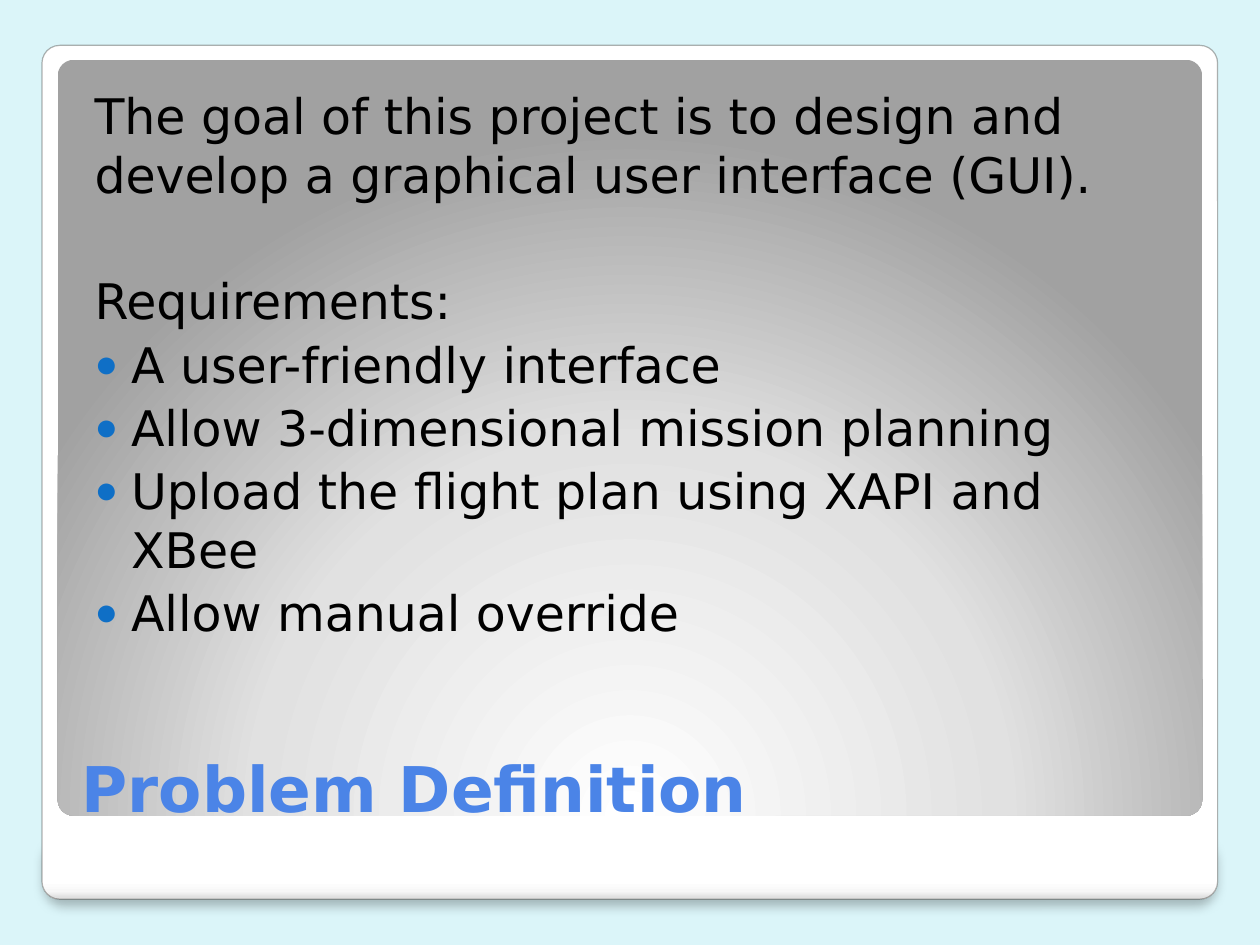
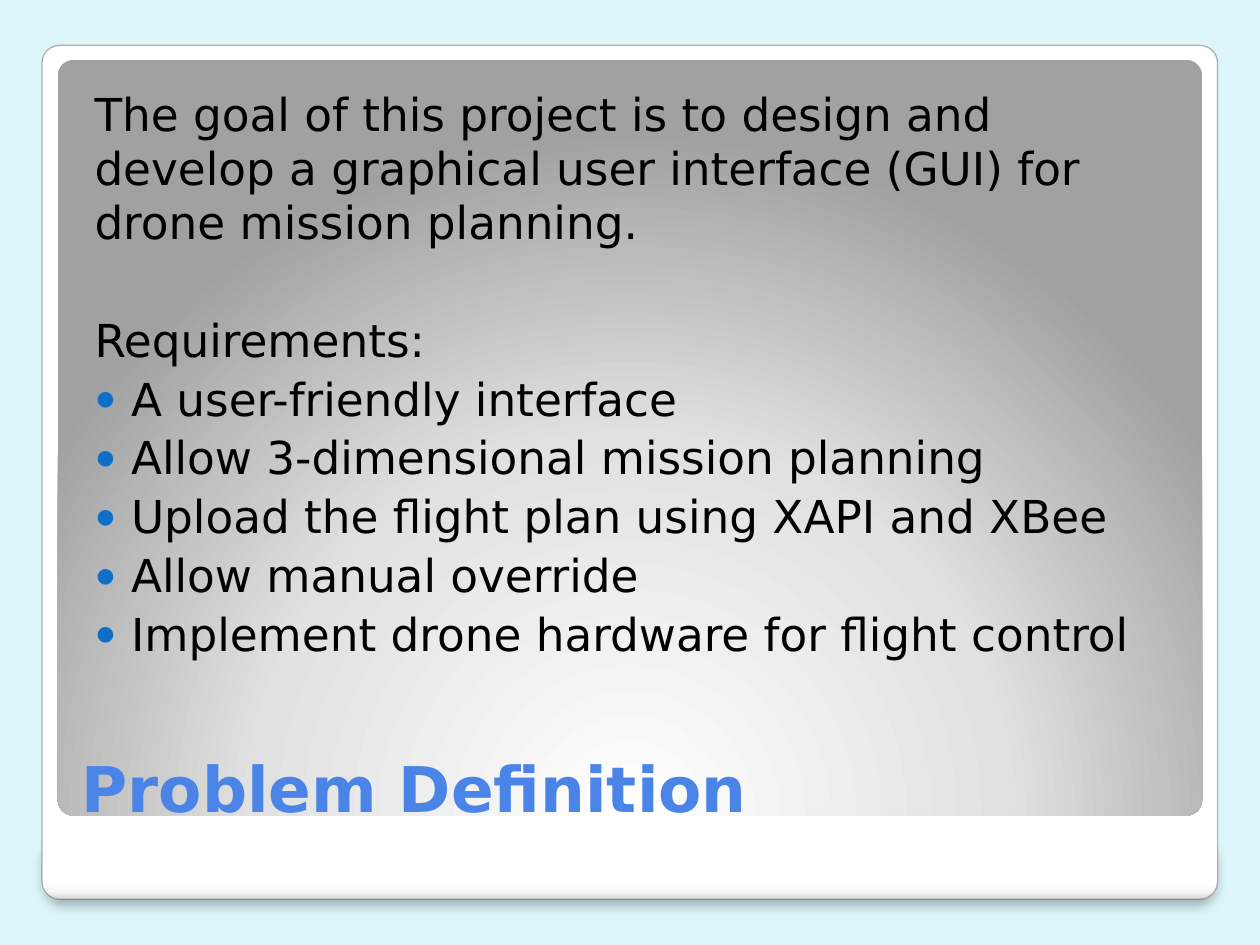
Before and after one commit to bigwookiee/Mission-Control, a slide deck: slide 3 of Documents/designReview.pptx. Drawn at 1260x945 pixels with LibreOffice and Linux fonts; fonts in the diff are those of the drawing. Boxes give left, top, right and bottom in pixels: in the first picture for what was removed or moved away, otherwise in the second. Text is boxed around its words. In the diff, an @@ line names an element or a change of style, - is before the commit and + after.

```diff
--- a/Documents/designReview.pptx
+++ b/Documents/designReview.pptx
@@ text at box(94, 96, 1079, 249): text changed; size 28 to 25.9 pt @@
-The goal of this project is to design and develop a graphical user interface (GUI).
+The goal of this project is to design and develop a graphical user interface (GUI) for drone mission planning.
@@ text at box(94, 322, 1107, 593): size 28 to 25.9 pt in "Requirements:", "A user-friendly interface", "Allow 3-dimensional mission planning", "Upload the flight plan using XAPI and ..." and 1 more places @@
@@ text at box(131, 616, 1128, 661): paragraph added @@
+● Implement drone hardware for flight control
```
Also in this commit, not shown: 7 other slides changed, 3 slides added.
